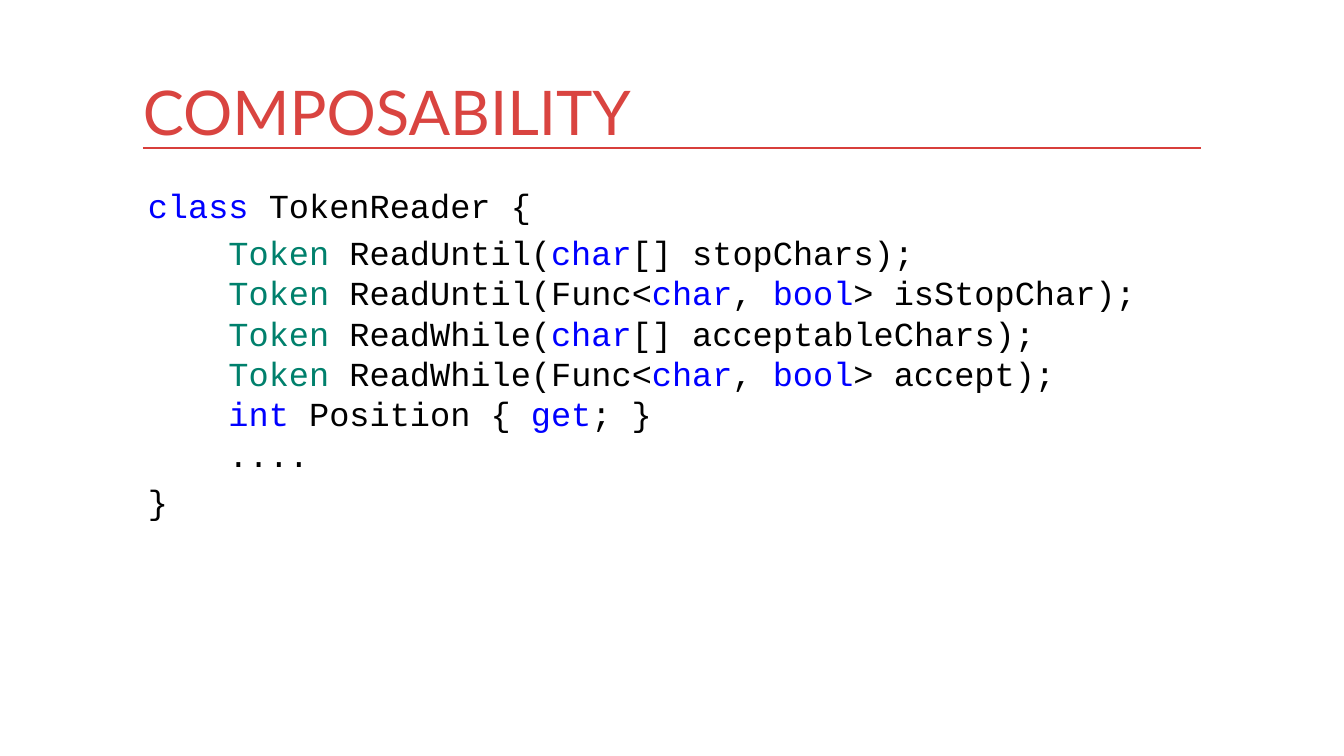
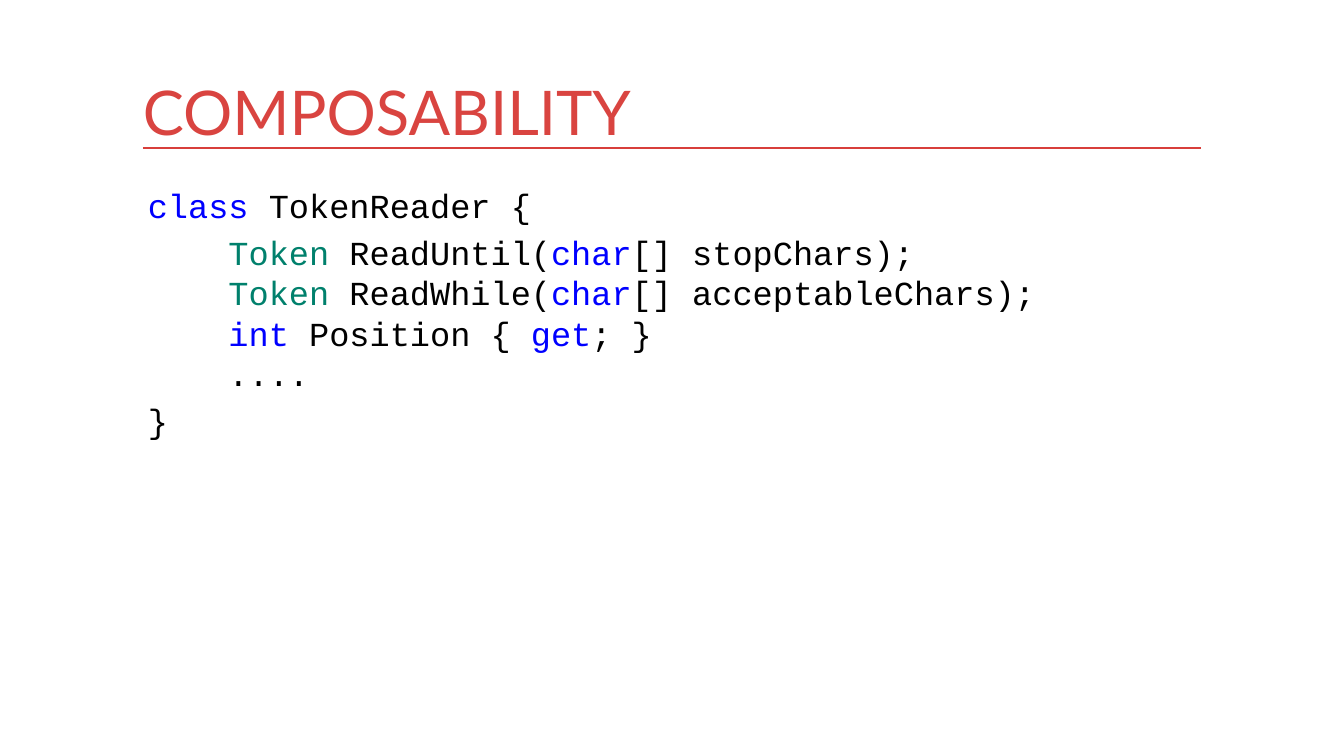
Before and after one commit to kontur-courses/clean-code, a slide deck: slide 20 of clean-code2.pptx. Drawn at 1344x756 pixels with LibreOffice and Linux fonts; fonts in the diff are those of the drawing. Boxes give left, top, right and bottom in pixels: in the first picture for what was removed or moved away, otherwise in the second. Text is boxed around its words. In the diff, an @@ line names an element or a change of style, - is before the commit and + after.

```diff
--- a/clean-code2.pptx
+++ b/clean-code2.pptx
@@ text at (228,240,1035,353): text changed @@
-Token ReadUntil(char[] stopChars);
-Token ReadUntil(Func<char, bool> isStopChar);
-Token ReadWhile(char[] acceptableChars);
-Token ReadWhile(Func<char, bool> accept);
-int Position { get; }
-....
+Token ReadUntil(char[] stopChars);
+Token ReadWhile(char[] acceptableChars);
+int Position { get; }
+....
```
